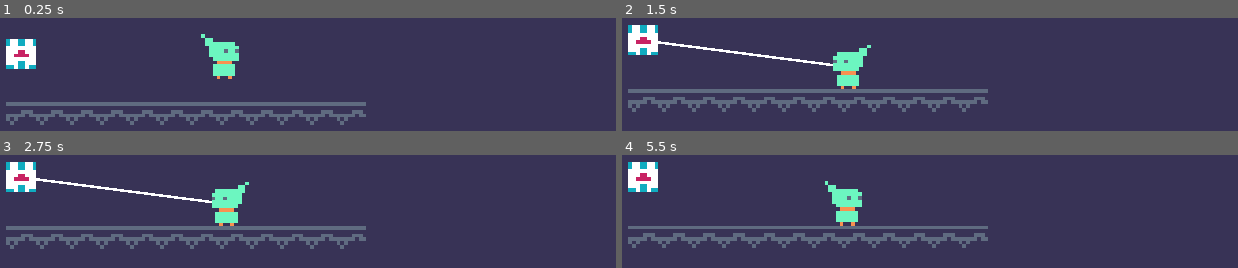
Above: before the commit, frames 1-4 (two rows, left to right).
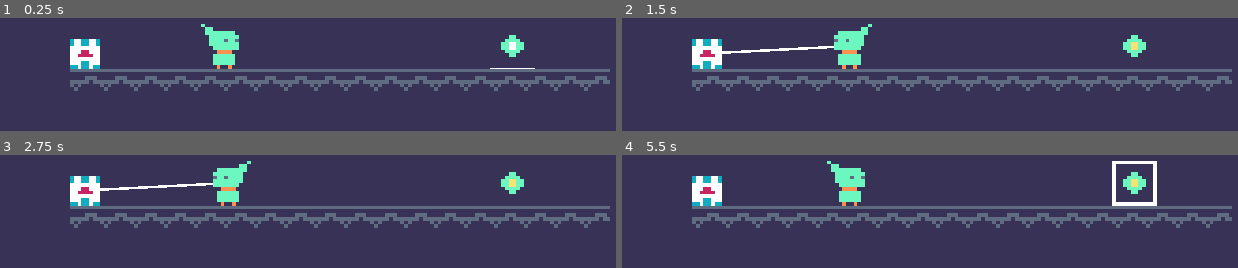
Above: after the commit, the same moments.

Repository: voithos/elfin
Game: Godot game, scene res://scenes/levels/level1.tscn
Two runs of this game, one before a commit and one after it. Both use one fixed random seed, a clock stepped at 60 frames per second and the inputs below.
Inputs (mouse positions are in pixels of both pictures, inside the frame that each line leads up to):
- Up to frame 1 (0.25 s): no input
- Up to frame 2 (1.5 s): tap Enter at 0.5 s; move the mouse to (1022, 23) at 0.52 s; press the mouse at (1022, 23) at 0.53 s; tap Space at 0.77, 1.25 s; move the mouse to (683, 68) at 1.27 s; release the mouse at (683, 68) at 1.28 s; right-click (683, 68) at 1.35 s
- Up to frame 3 (2.75 s): tap Space at 1.52 s; tap Enter at 2 s; move the mouse to (outside the picture) at 2.02 s; press the mouse at (outside the picture) at 2.03 s
- Up to frame 4 (5.5 s): tap Space at 2.75, 3.02, 3.77, 4.25, 4.52 s; move the mouse to (outside the picture) at 2.77 s; release the mouse at (outside the picture) at 2.78 s; right-click (outside the picture) at 2.85 s; tap Enter at 3.5 s; move the mouse to (1084, 251) at 3.52 s; press the mouse at (1084, 251) at 3.53 s; move the mouse to (outside the picture) at 4.27 s; release the mouse at (outside the picture) at 4.28 s; right-click (outside the picture) at 4.35 s; move the mouse to (886, 183) at 5.02 s; press the mouse at (886, 183) at 5.03 s

The runs differ from the first frame. In frame 1, 17% of the frame differs, in the area x 0-100%, y 5-95%; in frame 2, 18%; in frame 3, 18%, in the area x 0-100%, y 5-84%; in frame 4, 17%.

Commit message:
Create goal scene.

Diff:
--- /dev/null
+++ b/scenes/goal.gd
@@ -0,0 +1,11 @@
+extends Sprite
+
+onready var area = get_node("area")
+
+func _ready():
+	pass
+
+func _on_area_body_entered(body):
+	# The only body that can match is the player.
+	# TODO: Actually complete the goal
+	print("goal complete")
--- /dev/null
+++ b/scenes/goal.tscn
@@ -0,0 +1,65 @@
+[gd_scene load_steps=5 format=2]
+
+[ext_resource path="res://assets/goal.png" type="Texture" id=1]
+[ext_resource path="res://scenes/goal.gd" type="Script" id=2]
+
+[sub_resource type="Animation" id=1]
+
+resource_name = "goal"
+length = 4.5
+loop = true
+step = 0.15
+tracks/0/type = "value"
+tracks/0/path = NodePath(".:frame")
+tracks/0/interp = 1
+tracks/0/loop_wrap = true
+tracks/0/imported = false
+tracks/0/enabled = true
+tracks/0/keys = {
+"times": PoolRealArray( 0, 0.15, 0.3, 0.45, 0.6, 0.75, 0.9, 1.95, 2.1, 2.25, 2.4, 2.55, 2.7, 2.85, 3.3, 3.45, 3.6, 3.75 ),
+"transitions": PoolRealArray( 1, 1, 1, 1, 1, 1, 1, 1, 1, 1, 1, 1, 1, 1, 1, 1, 1, 1 ),
+"update": 1,
+"values": [ 0, 1, 2, 3, 4, 6, 0, 0, 1, 2, 3, 4, 6, 0, 7, 8, 9, 0 ]
+}
+
+[sub_resource type="CircleShape2D" id=2]
+
+custom_solver_bias = 0.0
+radius = 2.0
+
+[node name="goal" type="Sprite"]
+
+scale = Vector2( 3, 3 )
+texture = ExtResource( 1 )
+vframes = 2
+hframes = 5
+script = ExtResource( 2 )
+_sections_unfolded = [ "Transform" ]
+
+[node name="animation" type="AnimationPlayer" parent="." index="0"]
+
+root_node = NodePath("..")
+autoplay = "goal"
+playback_process_mode = 1
+playback_default_blend_time = 0.0
+playback_speed = 1.0
+anims/goal = SubResource( 1 )
+blend_times = [  ]
+
+[node name="area" type="Area2D" parent="." index="1"]
+
+input_pickable = true
+gravity_vec = Vector2( 0, 1 )
+gravity = 98.0
+linear_damp = 0.1
+angular_damp = 1.0
+collision_layer = 4
+collision_mask = 4
+audio_bus_override = false
+audio_bus_name = "Master"
+
+[node name="collision" type="CollisionShape2D" parent="area" index="0"]
+
+shape = SubResource( 2 )
+
+[connection signal="body_entered" from="area" to="." method="_on_area_body_entered"]
--- a/scenes/levels/level1.tscn
+++ b/scenes/levels/level1.tscn
@@ -1,24 +1,17 @@
-[gd_scene load_steps=4 format=2]
+[gd_scene load_steps=5 format=2]
 
-[ext_resource path="res://scenes/player.tscn" type="PackedScene" id=1]
-[ext_resource path="res://scenes/anchor.tscn" type="PackedScene" id=2]
-[ext_resource path="res://scenes/tiles.tres" type="TileSet" id=3]
+[ext_resource path="res://scenes/tiles.tres" type="TileSet" id=1]
+[ext_resource path="res://scenes/player.tscn" type="PackedScene" id=2]
+[ext_resource path="res://scenes/anchor.tscn" type="PackedScene" id=3]
+[ext_resource path="res://scenes/goal.tscn" type="PackedScene" id=4]
 
 [node name="level1" type="Node2D" index="0"]
 
-[node name="player" parent="." index="0" instance=ExtResource( 1 )]
-
-position = Vector2( 174, 219 )
-
-[node name="anchor" parent="." index="1" instance=ExtResource( 2 )]
-
-position = Vector2( 12, 225 )
-
-[node name="tilemap" type="TileMap" parent="." index="2"]
+[node name="tilemap" type="TileMap" parent="." index="0"]
 
 scale = Vector2( 3, 3 )
 mode = 0
-tile_set = ExtResource( 3 )
+tile_set = ExtResource( 1 )
 cell_size = Vector2( 8, 8 )
 cell_quadrant_size = 16
 cell_custom_transform = Transform2D( 1, 0, 0, 1, 0, 0 )
@@ -33,5 +26,17 @@
 collision_mask = 1
 occluder_light_mask = 1
 format = 1
-tile_data = PoolIntArray( 720896, 5, 0, 720897, 5, 0, 720898, 5, 0, 720899, 5, 0, 720900, 5, 0, 720901, 5, 0, 720902, 5, 0, 720903, 5, 0, 720904, 5, 0, 720905, 5, 0, 720906, 5, 0, 720907, 5, 0 )
+tile_data = PoolIntArray( 720896, 5, 0, 720897, 5, 0, 720898, 5, 0, 720899, 5, 0, 720900, 5, 0, 720901, 5, 0, 720902, 5, 0, 720903, 5, 0, 720904, 5, 0, 720905, 5, 0, 720906, 5, 0, 720907, 5, 0, 720908, 5, 0, 720909, 5, 0, 720910, 5, 0, 720911, 5, 0, 720912, 5, 0, 720913, 5, 0 )
 _sections_unfolded = [ "Cell", "Transform" ]
+
+[node name="player" parent="." index="1" instance=ExtResource( 2 )]
+
+position = Vector2( 123, 246 )
+
+[node name="anchor" parent="." index="2" instance=ExtResource( 3 )]
+
+position = Vector2( 12, 252 )
+
+[node name="goal" parent="." index="3" instance=ExtResource( 4 )]
+
+position = Vector2( 354, 246 )
--- a/scenes/player.tscn
+++ b/scenes/player.tscn
@@ -13,8 +13,8 @@
 [node name="player" type="RigidBody2D"]
 
 input_pickable = false
-collision_layer = 1
-collision_mask = 1
+collision_layer = 7
+collision_mask = 7
 mode = 2
 mass = 5.0
 friction = 0.9
--- a/scenes/tiles.tscn
+++ b/scenes/tiles.tscn
@@ -947,17 +947,20 @@
 frame = 40
 _sections_unfolded = [ "Animation", "Transform" ]
 
-[node name="staticbody" type="StaticBody2D" parent="spikes_up1" index="0"]
-
-input_pickable = false
-collision_layer = 1
-collision_mask = 1
-constant_linear_velocity = Vector2( 0, 0 )
-constant_angular_velocity = 0.0
-friction = 1.0
-bounce = 0.0
-
-[node name="collision" type="CollisionShape2D" parent="spikes_up1/staticbody" index="0"]
+[node name="area" type="Area2D" parent="spikes_up1" index="0"]
+
+input_pickable = true
+gravity_vec = Vector2( 0, 1 )
+gravity = 98.0
+linear_damp = 0.1
+angular_damp = 1.0
+collision_layer = 2
+collision_mask = 2
+audio_bus_override = false
+audio_bus_name = "Master"
+_sections_unfolded = [ "Collision" ]
+
+[node name="collision" type="CollisionShape2D" parent="spikes_up1/area" index="0"]
 
 position = Vector2( 0, 2 )
 shape = SubResource( 2 )
@@ -971,17 +974,20 @@
 frame = 41
 _sections_unfolded = [ "Animation", "Transform" ]
 
-[node name="staticbody" type="StaticBody2D" parent="spikes_up2" index="0"]
-
-input_pickable = false
-collision_layer = 1
-collision_mask = 1
-constant_linear_velocity = Vector2( 0, 0 )
-constant_angular_velocity = 0.0
-friction = 1.0
-bounce = 0.0
-
-[node name="collision" type="CollisionShape2D" parent="spikes_up2/staticbody" index="0"]
+[node name="area" type="Area2D" parent="spikes_up2" index="0"]
+
+input_pickable = true
+gravity_vec = Vector2( 0, 1 )
+gravity = 98.0
+linear_damp = 0.1
+angular_damp = 1.0
+collision_layer = 2
+collision_mask = 2
+audio_bus_override = false
+audio_bus_name = "Master"
+_sections_unfolded = [ "Collision" ]
+
+[node name="collision" type="CollisionShape2D" parent="spikes_up2/area" index="0"]
 
 position = Vector2( 0, 2 )
 shape = SubResource( 2 )
@@ -995,17 +1001,20 @@
 frame = 42
 _sections_unfolded = [ "Animation", "Transform" ]
 
-[node name="staticbody" type="StaticBody2D" parent="spikes_down1" index="0"]
-
-input_pickable = false
-collision_layer = 1
-collision_mask = 1
-constant_linear_velocity = Vector2( 0, 0 )
-constant_angular_velocity = 0.0
-friction = 1.0
-bounce = 0.0
-
-[node name="collision" type="CollisionShape2D" parent="spikes_down1/staticbody" index="0"]
+[node name="area" type="Area2D" parent="spikes_down1" index="0"]
+
+input_pickable = true
+gravity_vec = Vector2( 0, 1 )
+gravity = 98.0
+linear_damp = 0.1
+angular_damp = 1.0
+collision_layer = 2
+collision_mask = 2
+audio_bus_override = false
+audio_bus_name = "Master"
+_sections_unfolded = [ "Collision" ]
+
+[node name="collision" type="CollisionShape2D" parent="spikes_down1/area" index="0"]
 
 position = Vector2( 0, -2 )
 shape = SubResource( 2 )
@@ -1019,17 +1028,20 @@
 frame = 43
 _sections_unfolded = [ "Animation", "Transform" ]
 
-[node name="staticbody" type="StaticBody2D" parent="spikes_down2" index="0"]
-
-input_pickable = false
-collision_layer = 1
-collision_mask = 1
-constant_linear_velocity = Vector2( 0, 0 )
-constant_angular_velocity = 0.0
-friction = 1.0
-bounce = 0.0
-
-[node name="collision" type="CollisionShape2D" parent="spikes_down2/staticbody" index="0"]
+[node name="area" type="Area2D" parent="spikes_down2" index="0"]
+
+input_pickable = true
+gravity_vec = Vector2( 0, 1 )
+gravity = 98.0
+linear_damp = 0.1
+angular_damp = 1.0
+collision_layer = 2
+collision_mask = 2
+audio_bus_override = false
+audio_bus_name = "Master"
+_sections_unfolded = [ "Collision" ]
+
+[node name="collision" type="CollisionShape2D" parent="spikes_down2/area" index="0"]
 
 position = Vector2( 0, -2 )
 shape = SubResource( 2 )
@@ -1043,17 +1055,20 @@
 frame = 44
 _sections_unfolded = [ "Animation", "Transform" ]
 
-[node name="staticbody" type="StaticBody2D" parent="spikes_right1" index="0"]
-
-input_pickable = false
-collision_layer = 1
-collision_mask = 1
-constant_linear_velocity = Vector2( 0, 0 )
-constant_angular_velocity = 0.0
-friction = 1.0
-bounce = 0.0
-
-[node name="collision" type="CollisionShape2D" parent="spikes_right1/staticbody" index="0"]
+[node name="area" type="Area2D" parent="spikes_right1" index="0"]
+
+input_pickable = true
+gravity_vec = Vector2( 0, 1 )
+gravity = 98.0
+linear_damp = 0.1
+angular_damp = 1.0
+collision_layer = 2
+collision_mask = 2
+audio_bus_override = false
+audio_bus_name = "Master"
+_sections_unfolded = [ "Collision" ]
+
+[node name="collision" type="CollisionShape2D" parent="spikes_right1/area" index="0"]
 
 position = Vector2( -2, 0 )
 shape = SubResource( 3 )
@@ -1067,17 +1082,20 @@
 frame = 45
 _sections_unfolded = [ "Animation", "Transform" ]
 
-[node name="staticbody" type="StaticBody2D" parent="spikes_right2" index="0"]
-
-input_pickable = false
-collision_layer = 1
-collision_mask = 1
-constant_linear_velocity = Vector2( 0, 0 )
-constant_angular_velocity = 0.0
-friction = 1.0
-bounce = 0.0
-
-[node name="collision" type="CollisionShape2D" parent="spikes_right2/staticbody" index="0"]
+[node name="area" type="Area2D" parent="spikes_right2" index="0"]
+
+input_pickable = true
+gravity_vec = Vector2( 0, 1 )
+gravity = 98.0
+linear_damp = 0.1
+angular_damp = 1.0
+collision_layer = 2
+collision_mask = 2
+audio_bus_override = false
+audio_bus_name = "Master"
+_sections_unfolded = [ "Collision" ]
+
+[node name="collision" type="CollisionShape2D" parent="spikes_right2/area" index="0"]
 
 position = Vector2( -2, 0 )
 shape = SubResource( 3 )
@@ -1091,17 +1109,20 @@
 frame = 46
 _sections_unfolded = [ "Animation", "Transform" ]
 
-[node name="staticbody" type="StaticBody2D" parent="spikes_left1" index="0"]
-
-input_pickable = false
-collision_layer = 1
-collision_mask = 1
-constant_linear_velocity = Vector2( 0, 0 )
-constant_angular_velocity = 0.0
-friction = 1.0
-bounce = 0.0
-
-[node name="collision" type="CollisionShape2D" parent="spikes_left1/staticbody" index="0"]
+[node name="area" type="Area2D" parent="spikes_left1" index="0"]
+
+input_pickable = true
+gravity_vec = Vector2( 0, 1 )
+gravity = 98.0
+linear_damp = 0.1
+angular_damp = 1.0
+collision_layer = 2
+collision_mask = 2
+audio_bus_override = false
+audio_bus_name = "Master"
+_sections_unfolded = [ "Collision" ]
+
+[node name="collision" type="CollisionShape2D" parent="spikes_left1/area" index="0"]
 
 position = Vector2( 2, 0 )
 shape = SubResource( 3 )
@@ -1115,18 +1136,20 @@
 frame = 47
 _sections_unfolded = [ "Animation", "Transform" ]
 
-[node name="staticbody" type="StaticBody2D" parent="spikes_left2" index="0"]
-
-input_pickable = false
-collision_layer = 1
-collision_mask = 1
-constant_linear_velocity = Vector2( 0, 0 )
-constant_angular_velocity = 0.0
-friction = 1.0
-bounce = 0.0
+[node name="area" type="Area2D" parent="spikes_left2" index="0"]
+
+input_pickable = true
+gravity_vec = Vector2( 0, 1 )
+gravity = 98.0
+linear_damp = 0.1
+angular_damp = 1.0
+collision_layer = 2
+collision_mask = 2
+audio_bus_override = false
+audio_bus_name = "Master"
 _sections_unfolded = [ "Collision" ]
 
-[node name="collision" type="CollisionShape2D" parent="spikes_left2/staticbody" index="0"]
+[node name="collision" type="CollisionShape2D" parent="spikes_left2/area" index="0"]
 
 position = Vector2( 2, 0 )
 shape = SubResource( 3 )
Binary file changed: assets/goal.png
Not shown, changed: assets/goal.pyxel
